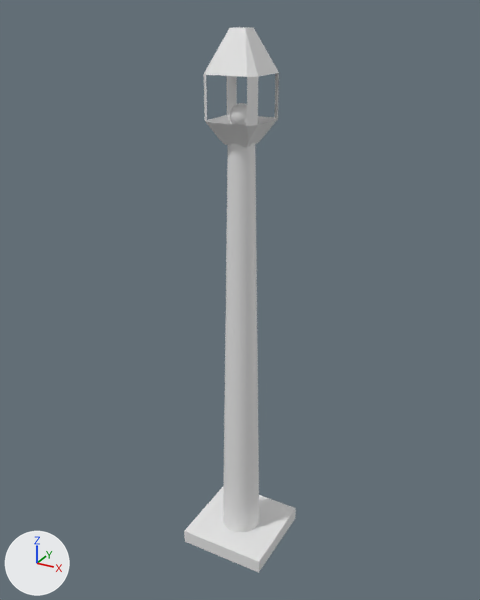
Before and after pictures for a commit that changed the FBX model Assets/Props/LightPost1WIP.fbx.
Rendered twice from a 50 mm lens placed at (11.02, -20.15, 20.87), pointed at (-0.19, 0.24, 10.68). The axes (+X, +Y, +Z) are drawn at lower left. The lights are the same throughout. Where no turn or scale is listed for an object, it has been applied to the vertices.
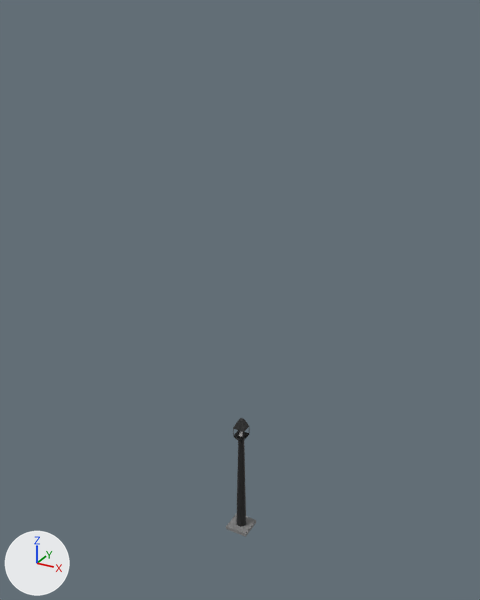
Changed parts and their boxes [x1, y1, x2, y2] in the pictures (480 x 600 px):
'Cylinder', deleted
    before: [223, 143, 259, 532]
'Cube.001', deleted
    before: [204, 27, 279, 147]
'Cube', deleted
    before: [184, 487, 296, 573]
'Sphere', recoloured, surface changed, reshaped, moved, rescaled
    before: [230, 103, 247, 126]
    after: [226, 418, 256, 537]

The change, as a diff of the scene's bpy script:
```diff
--- a/Assets/Props/LightPost1WIP.fbx.py
+++ b/Assets/Props/LightPost1WIP.fbx.py
@@ mat_material @@
 mat_material = principled_material('Material')
-mat_material.base_color = (0.8, 0.8, 0.8)  # white #e7e7e7
+mat_material.base_color = (0.0402, 0.0402, 0.0402)  # black #383838
+mat_material.metallic = 0.516
@@ mat_material_002 @@
+mat_material_002 = principled_material('Material.002')
+mat_material_002.base_color = (0.8, 0.8, 0.8)  # white #e7e7e7
@@ mat_material_001 @@
+mat_material_001 = principled_material('Material.001')
+mat_material_001.base_color = (0.214, 0.214, 0.214)  # grey #7f7f7f
+mat_material_001.roughness = 0.77
@@ me_sphere @@
 # used by ob_sphere; location = (0.0, 0.0, 17.56); scale = (0.406, 0.406, 0.406)
-me_sphere.from_pydata(...)  # 482 vertices, 512 faces; spans x -1.0..1.0, y -1.0..1.0, z -1.0..1.0
+me_sphere.from_pydata(...)  # 1164 vertices, 1202 faces; spans x -4.44..4.44, y -4.44..4.44, z -0.72..49.95
+# me_sphere part 1: 482 vertices removed from x -1.0..1.0, y -1.0..1.0, z -1.0..1.0; 1164 vertices added at x -4.44..4.44, y -4.44..4.44, z -0.72..49.95
+me_sphere.materials.append(mat_material_001)  # grey #7f7f7f
+me_sphere.materials.append(mat_material)  # black #383838
+me_sphere.materials.append(mat_material_002)  # white #e7e7e7
@@ ob_cylinder @@
-ob_cylinder = bpy.data.objects.new('Cylinder', me_cylinder)
-ob_cylinder.location = (0.0, 0.0, 8.47)
@@ ob_cube_001 @@
-ob_cube_001 = bpy.data.objects.new('Cube.001', me_cube_001)
-ob_cube_001.location = (0.0, 0.0, 18.17)
@@ ob_sphere @@
 ob_sphere = bpy.data.objects.new('Sphere', me_sphere)
-ob_sphere.location = (0.0, 0.0, 17.56)
-ob_sphere.scale = (0.406, 0.406, 0.406)
+ob_sphere.location = (0.0, 0.0, 0.0)
+ob_sphere.scale = (0.11, 0.11, 0.11)
@@ ob_cube @@
-ob_cube = bpy.data.objects.new('Cube', me_cube)
-ob_cube.location = (0.0, 0.0, 0.0)
```
